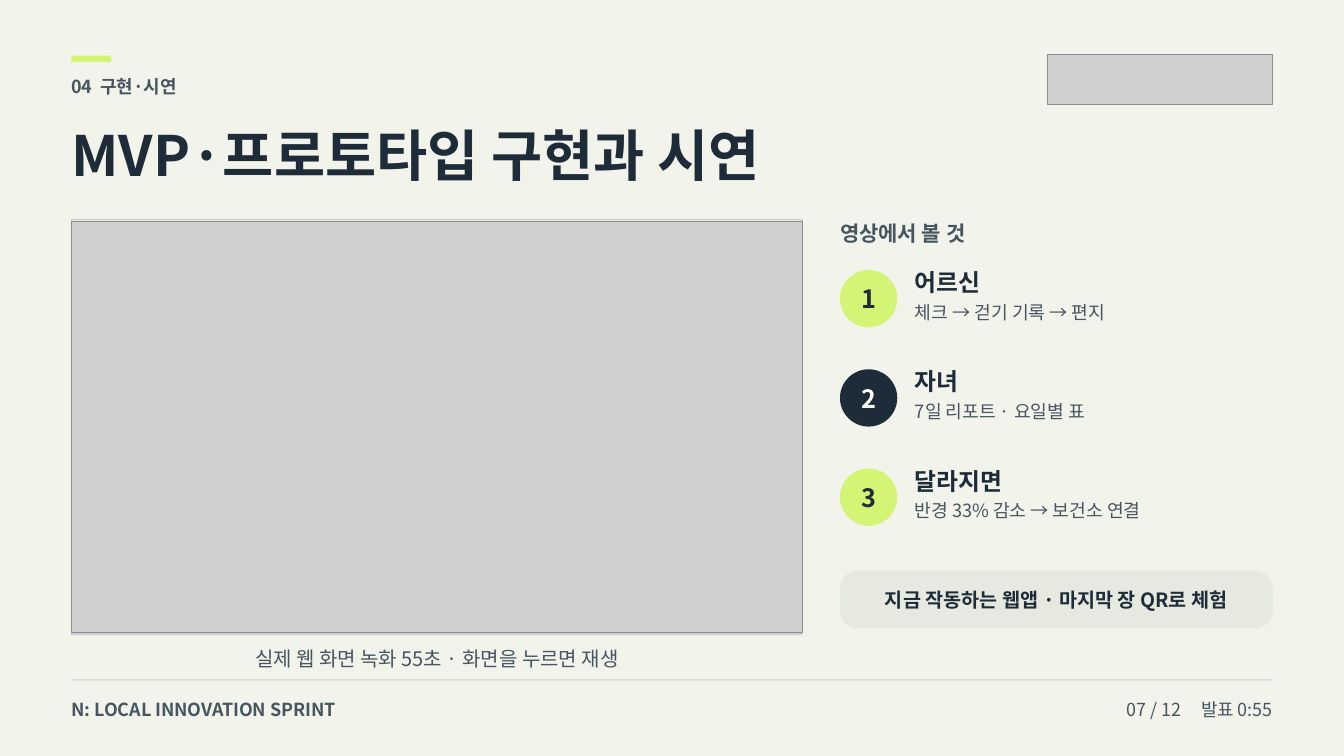
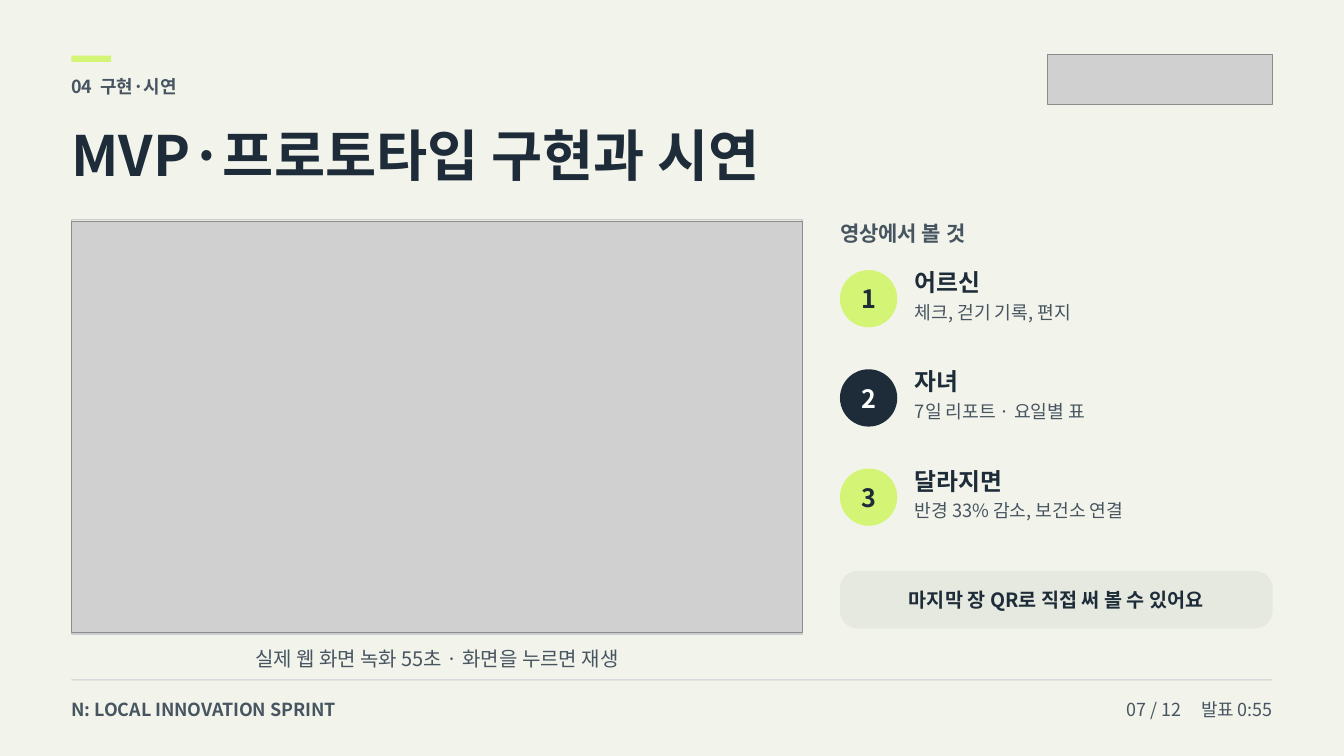
Before and after one commit to howoo101/masil, a slide deck: slide 7 of files/pitch-deck-B.pptx. Drawn at 1344x756 pixels with LibreOffice and Linux fonts; fonts in the diff are those of the drawing; grey boxes stand for pictures. Boxes give left, top, right and bottom in pixels: in the first picture for what was removed or moved away, otherwise in the second. Text is boxed around its words. In the diff, an @@ line names an element or a change of style, - is before the commit and + after.

```diff
--- a/files/pitch-deck-B.pptx
+++ b/files/pitch-deck-B.pptx
@@ text at [915, 304, 1070, 322]: text changed @@
-체크 → 걷기 기록 → 편지
+체크, 걷기 기록, 편지
@@ text at [915, 502, 1123, 520]: text changed @@
-반경 33% 감소 → 보건소 연결
+반경 33% 감소, 보건소 연결
@@ text at [909, 590, 1203, 611]: text changed @@
-지금 작동하는 웹앱 · 마지막 장 QR로 체험
+마지막 장 QR로 직접 써 볼 수 있어요
```
Also in this commit, not shown: 8 other slides changed, 2 other files.
